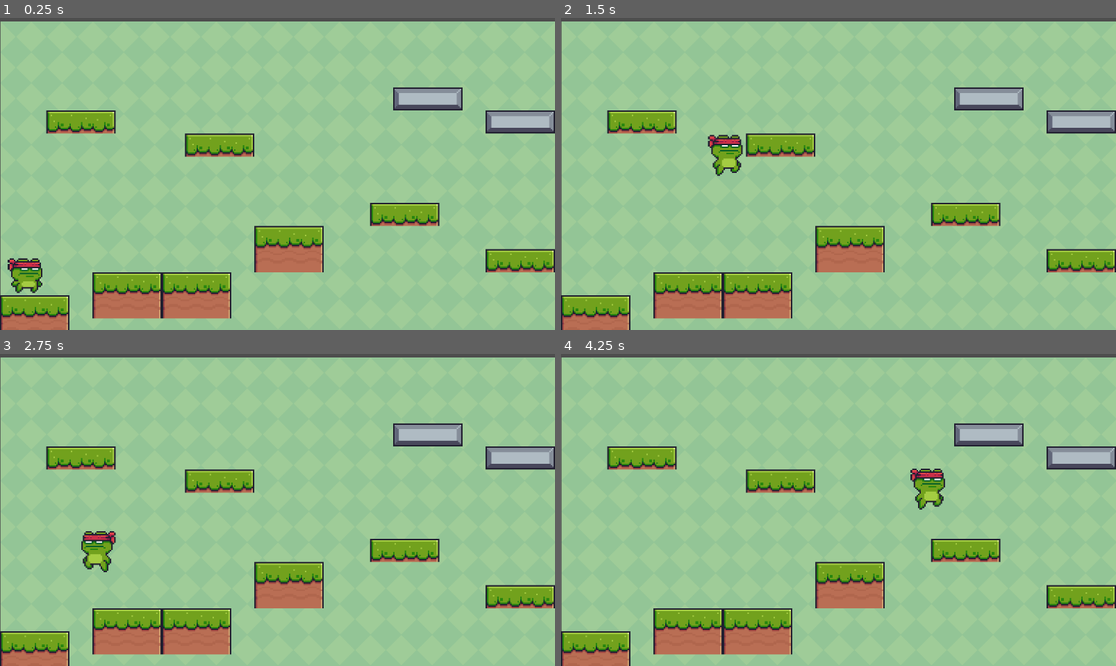
Above: before the commit, frames 1-4 (two rows, left to right).
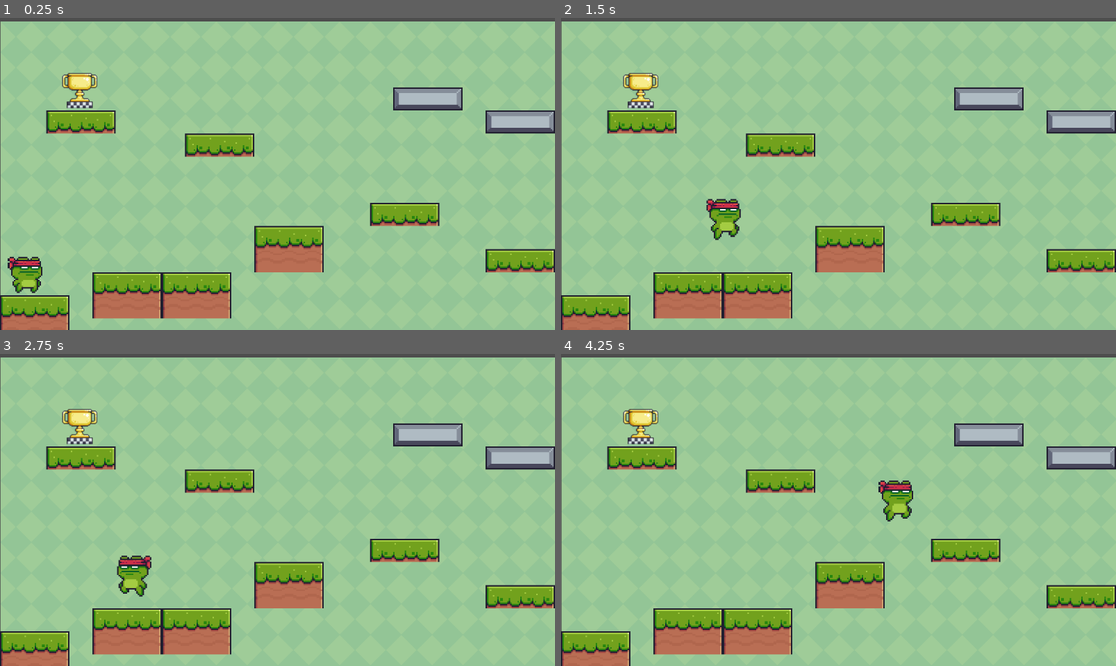
Above: after the commit, the same moments.

Repository: AlejOnedayxneBscene/plataformer-game
Game: Godot game, scene res://main.tscn
Same seed, same stepped clock (60 frames per second), same inputs: the game is played once before the commit and once after it.
Inputs:
- Up to frame 1 (0.25 s): no input
- Up to frame 2 (1.5 s): tap Enter at 0.5 s; hold Right (right) from 0.53 s (still down); tap Space (jump) at 0.6, 0.77, 1.07, 1.35 s
- Up to frame 3 (2.75 s): tap Space (jump) at 1.52, 1.82, 2.1 s; release Right (right) at 2.03 s; hold Left (left) from 2.03 s (still down)
- Up to frame 4 (4.25 s): release Left (left) at 2.78 s; hold Right (right) from 2.78 s (still down); tap Space (jump) at 2.85, 3.02, 3.32, 3.6, 3.77, 4.07 s

The runs differ from the first frame. In frame 1, 0.8% of the frame differs, in the area x 1-18%, y 17-89%; in frame 2, 1.8%, in the area x 11-33%, y 17-72%; in frame 3, 1.7%; in frame 4, 1.7%.

Commit message:
Se realizo la implementacion de colliders de la guia 2

Diff:
--- a/main.tscn
+++ b/main.tscn
@@ -4,6 +4,7 @@
 [ext_resource type="Texture2D" uid="uid://dqcieyiu157b" path="res://Assets/Terrain (16x16).png" id="2_1bvp3"]
 [ext_resource type="PackedScene" uid="uid://7n2omrk71w6d" path="res://scenes/character_body_2d.tscn" id="3_lquwl"]
 [ext_resource type="Script" uid="uid://cgsy61ue0loa3" path="res://scenes/character_body_2d.gd" id="4_1bvp3"]
+[ext_resource type="PackedScene" uid="uid://chdmoootv0gxf" path="res://trophy.tscn" id="5_lquwl"]
 
 [sub_resource type="TileSetAtlasSource" id="TileSetAtlasSource_7mycd"]
 texture = ExtResource("2_1bvp3")
@@ -205,3 +206,6 @@
 [node name="CharacterBody2D" parent="." unique_id=332600592 instance=ExtResource("3_lquwl")]
 position = Vector2(-108, 95)
 script = ExtResource("4_1bvp3")
+
+[node name="Trophy" parent="." unique_id=1223244394 instance=ExtResource("5_lquwl")]
+position = Vector2(147, 116)
--- a/scenes/character_body_2d.gd
+++ b/scenes/character_body_2d.gd
@@ -1,36 +1,46 @@
 extends CharacterBody2D
 
-const SPEED = 400.0
-const JUMP_VELOCITY = -700.0
+const SPEED = 300.0 # Bajamos un poco la velocidad para mejor control
+const JUMP_VELOCITY = -550.0
+
+# Obtenemos la gravedad del proyecto
+var gravity = ProjectSettings.get_setting("physics/2d/default_gravity")
+
 @onready var sprite_2d = $Sprite2D
 
-# Get the gravity from the project settings to be synced with RigidBody nodes.
-var gravity = ProjectSettings.get_setting("physics/2d/default_gravity")
-
 func _physics_process(delta):
-	# Add run animation
-	if (velocity.x > 1 || velocity.x < -1):
-		sprite_2d.animation = "Run"
-	else:
-		sprite_2d.animation = "Idle"
-
-	# Add the gravity.
+	# 1. Aplicar Gravedad
 	if not is_on_floor():
 		velocity.y += gravity * delta
-		sprite_2d.animation = "Jump"
+	else:
+		# IMPORTANTE: Reseteamos la velocidad en Y si está en el suelo
+		# para evitar que la gravedad se acumule
+		velocity.y = 0
 
-	# Handle jump.
+	# 2. Manejar Salto
 	if Input.is_action_just_pressed("jump") and is_on_floor():
 		velocity.y = JUMP_VELOCITY
 
-	# Get the input direction and handle the movement/deceleration.
+	# 3. Movimiento Horizontal ↔️
 	var direction = Input.get_axis("left", "right")
-	if direction:
+
+	if direction != 0:
 		velocity.x = direction * SPEED
+		sprite_2d.flip_h = (direction < 0) # Voltear el sprite según dirección
 	else:
-		velocity.x = move_toward(velocity.x, 0, 10)
+		# Frenamos usando SPEED para que se detenga en seco y no desaparezca
+		velocity.x = move_toward(velocity.x, 0, SPEED)
 
+	# 4. Control de Animaciones
+	update_animations(direction)
+
+	# 5. Ejecutar Movimiento
 	move_and_slide()
 
-	var isLeft = velocity.x < 0
-	sprite_2d.flip_h = isLeft
+func update_animations(direction):
+	if not is_on_floor():
+		sprite_2d.play("Jump")
+	elif direction != 0:
+		sprite_2d.play("Run")
+	else:
+		sprite_2d.play("Idle")
--- /dev/null
+++ b/trophy.tscn
@@ -0,0 +1,17 @@
+[gd_scene format=3 uid="uid://chdmoootv0gxf"]
+
+[ext_resource type="Texture2D" uid="uid://cwu07ebtmqh2y" path="res://Items/Checkpoints/End/End (Idle).png" id="1_158bs"]
+
+[node name="Node2D" type="Node2D" unique_id=1223244394]
+
+[node name="RigidBody2D" type="RigidBody2D" parent="." unique_id=967619026]
+
+[node name="CollisionPolygon2D" type="CollisionPolygon2D" parent="RigidBody2D" unique_id=440504407]
+position = Vector2(18.899998, 22.837996)
+scale = Vector2(1.4374999, 1.7480509)
+polygon = PackedVector2Array(23, -13.9, -17, -16.1, -17, -14.299999, -27, -9.200001, -27, 6.200001, -11.5, 14, -8.700001, 14, -8.299999, 16, -11.700001, 16, -21, 23, -21, 32, 21, 32, 21, 22.900002, 13, 17.8, 13, 16, 8.299999, 16, 8.900002, 13.200001, 14.299999, 11, 22, 11, 25, 7, 27, 7, 27, -9, 23, -12)
+
+[node name="Sprite2D" type="Sprite2D" parent="RigidBody2D" unique_id=1262088339]
+position = Vector2(18.5, 20.5)
+scale = Vector2(1.578125, 1.640625)
+texture = ExtResource("1_158bs")
Binary file added: Items/Boxes/Box1/Break.png
Not shown, added: Items/Boxes/Box1/Break.png.import
Binary file added: Items/Boxes/Box1/Hit (28x24).png
Not shown, added: Items/Boxes/Box1/Hit (28x24).png.import
Binary file added: Items/Boxes/Box1/Idle.png
Not shown, added: Items/Boxes/Box1/Idle.png.import
Binary file added: Items/Boxes/Box2/Break.png
Not shown, added: Items/Boxes/Box2/Break.png.import
Binary file added: Items/Boxes/Box2/Hit (28x24).png
Not shown, added: Items/Boxes/Box2/Hit (28x24).png.import
Binary file added: Items/Boxes/Box2/Idle.png
Not shown, added: Items/Boxes/Box2/Idle.png.import
(and 90 more such lines)
